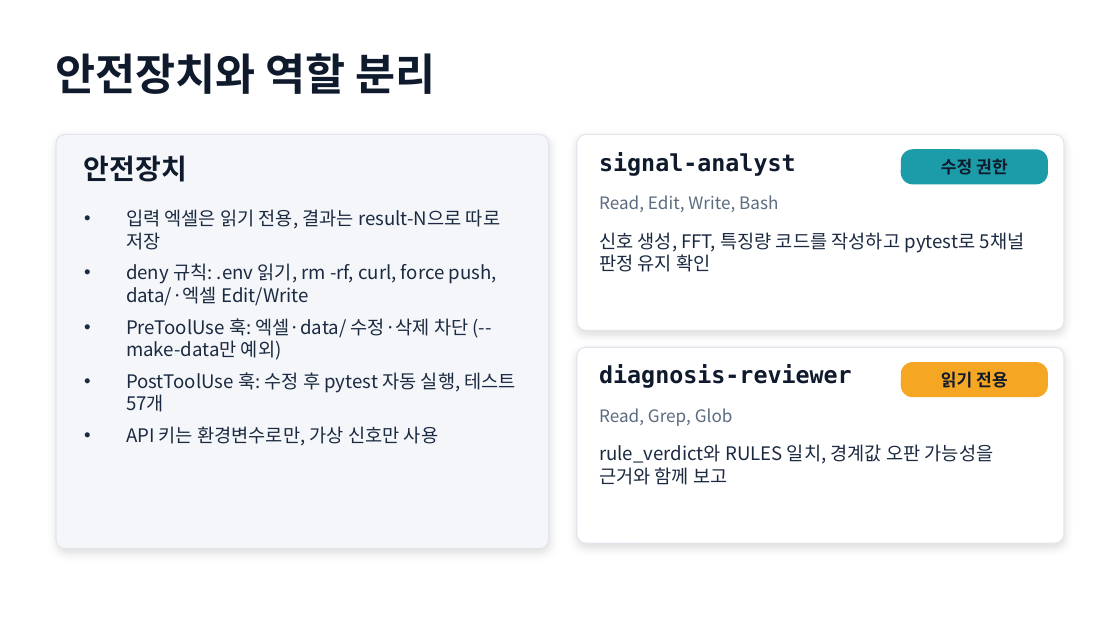
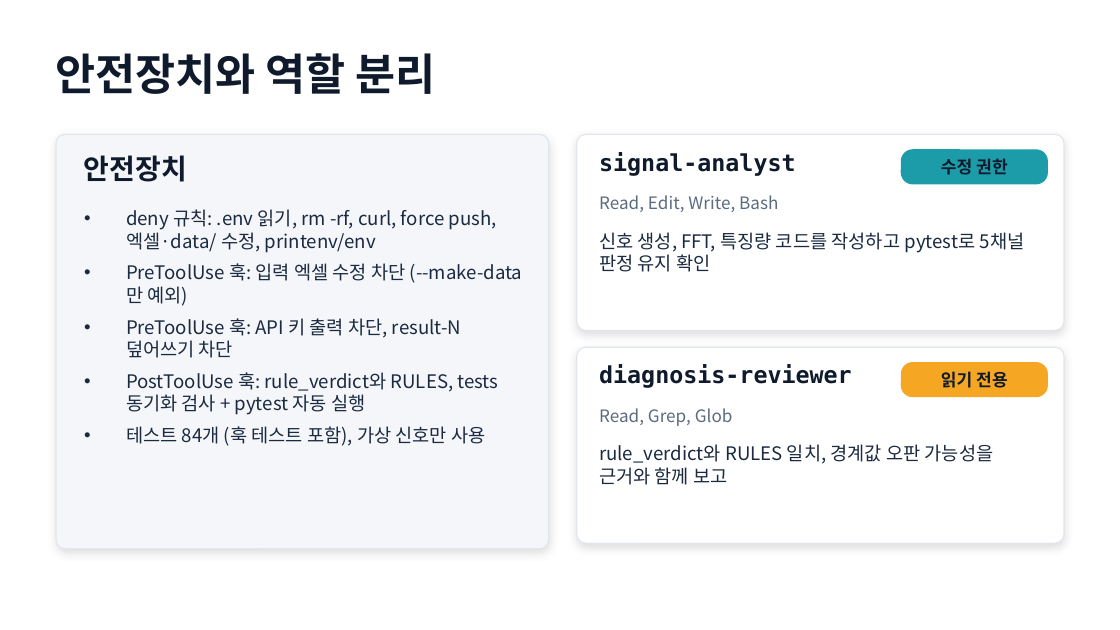
Before and after one commit to njpark22-eng/test, a slide deck: slide 9 of vibe-agent-demo.pptx. Drawn at 1120x630 pixels with LibreOffice and Linux fonts; fonts in the diff are those of the drawing. Boxes give left, top, right and bottom in pixels: in the first picture for what was removed or moved away, otherwise in the second. Text is boxed around its words. In the diff, an @@ line names an element or a change of style, - is before the commit and + after.

```diff
--- a/vibe-agent-demo.pptx
+++ b/vibe-agent-demo.pptx
@@ text at (126, 209, 523, 446): text changed @@
-• 입력 엑셀은 읽기 전용, 결과는 result-N으로 따로 저장
-• deny 규칙: .env 읽기, rm -rf, curl, force push, data/·엑셀 Edit/Write
-• PreToolUse 훅: 엑셀·data/ 수정·삭제 차단 (--make-data만 예외)
-• PostToolUse 훅: 수정 후 pytest 자동 실행, 테스트 57개
-• API 키는 환경변수로만, 가상 신호만 사용
+• deny 규칙: .env 읽기, rm -rf, curl, force push, 엑셀·data/ 수정, printenv/env
+• PreToolUse 훅: 입력 엑셀 수정 차단 (--make-data만 예외)
+• PreToolUse 훅: API 키 출력 차단, result-N 덮어쓰기 차단
+• PostToolUse 훅: rule_verdict와 RULES, tests 동기화 검사 + pytest 자동 실행
+• 테스트 84개 (훅 테스트 포함), 가상 신호만 사용
```
Also in this commit, not shown: 1 other slide changed, 8 other files.
